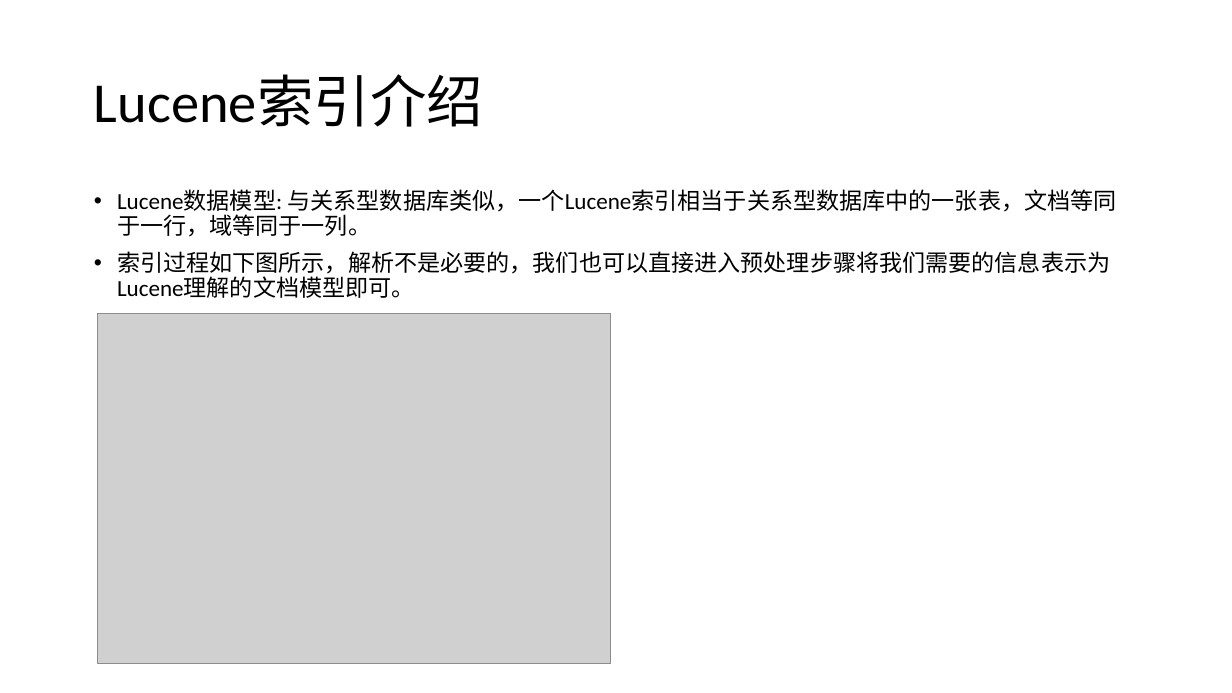
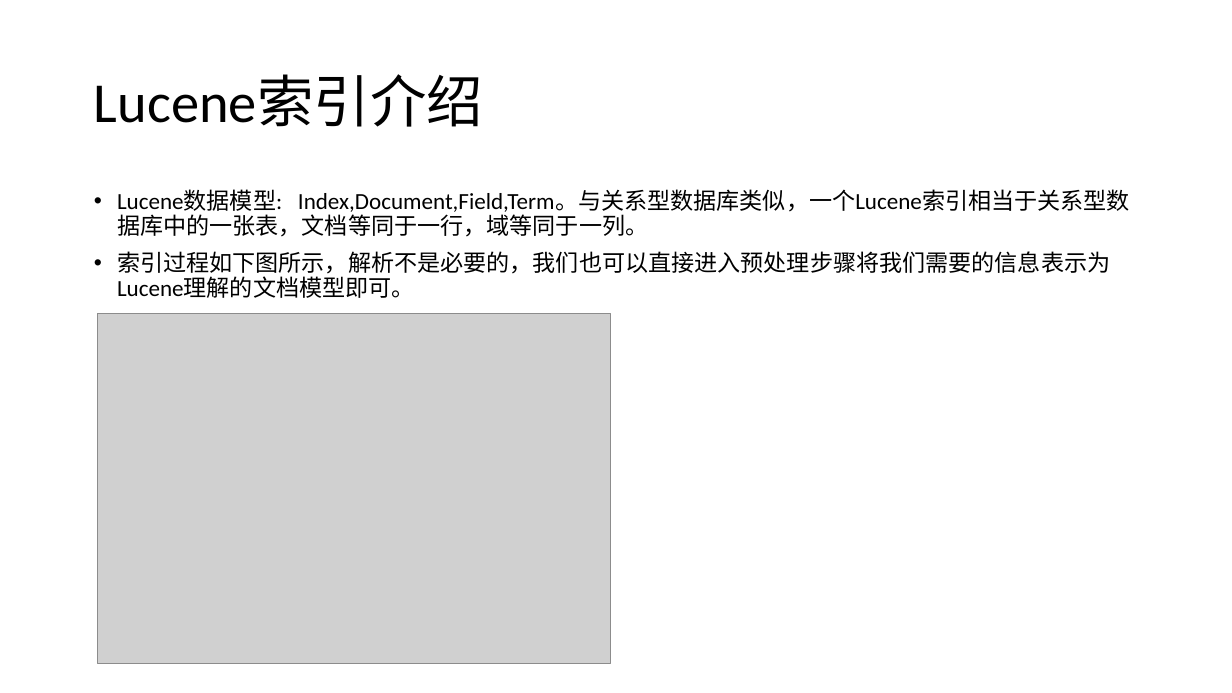
Before and after one commit to xiaotiao/lucene-demo, a slide deck: slide 4 of doc/Lucene-core基础知识讲解.pptx. Drawn at 1232x693 pixels with LibreOffice and Linux fonts; fonts in the diff are those of the drawing; grey boxes stand for pictures. Boxes give left, top, right and bottom in pixels: in the first picture for what was removed or moved away, otherwise in the second. Text is boxed around its words. In the diff, an @@ line names an element or a change of style, - is before the commit and + after.

```diff
--- a/doc/Lucene-core基础知识讲解.pptx
+++ b/doc/Lucene-core基础知识讲解.pptx
@@ text at (117, 189, 1130, 237): text changed @@
-• Lucene数据模型: 与关系型数据库类似，一个Lucene索引相当于关系型数据库中的一张表，文档等同于一行，域等同于一列。
+• Lucene数据模型: Index,Document,Field,Term。与关系型数据库类似，一个Lucene索引相当于关系型数据库中的一张表，文档等同于一行，域等同于一列。
```
Also in this commit, not shown: 1 other slide changed, 5 other files.
